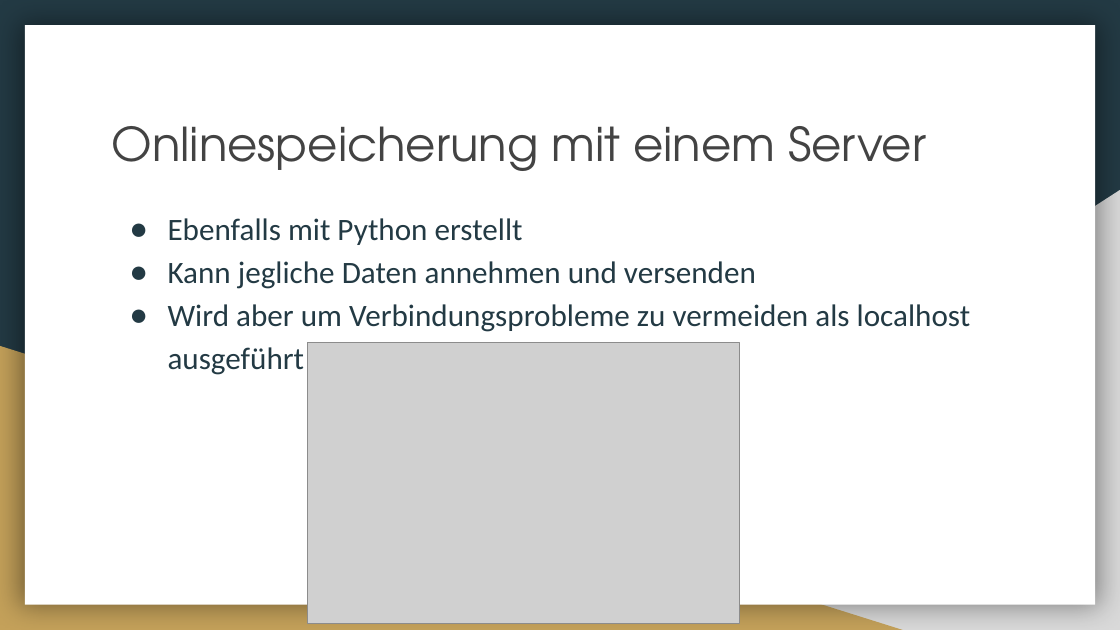
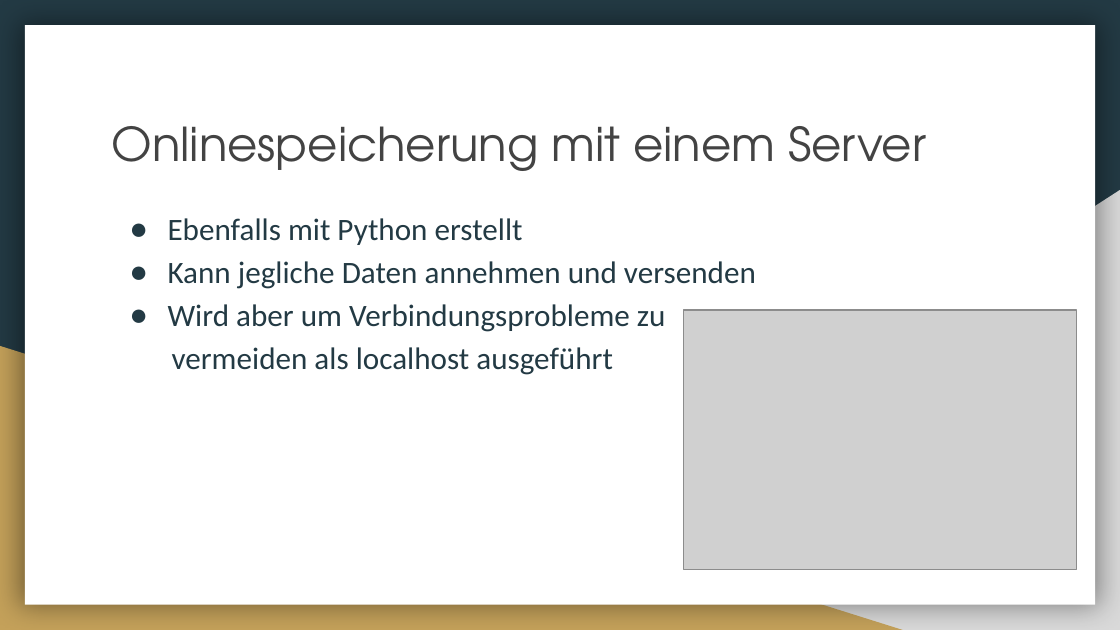
Before and after one commit to Lexa-Heda/TSA, a slide deck: slide 6 of TSA_Vortrag.pptx. Drawn at 1120x630 pixels with LibreOffice and Linux fonts; fonts in the diff are those of the drawing; grey boxes stand for pictures. Boxes give left, top, right and bottom in pixels: in the first picture for what was removed or moved away, otherwise in the second. Text is boxed around its words. In the diff, an @@ line names an element or a change of style, - is before the commit and + after.

```diff
--- a/TSA_Vortrag.pptx
+++ b/TSA_Vortrag.pptx
@@ text at [168,304,666,375]: text changed @@
-● Wird aber um Verbindungsprobleme zu vermeiden als localhost ausgeführt
+● Wird aber um Verbindungsprobleme zu
+vermeiden als localhost ausgeführt
@@ picture added at [683,310,1075,570] @@
@@ picture removed at [308,343,740,624] @@
```
Also in this commit, not shown: 3 other slides changed, 3 other files.
